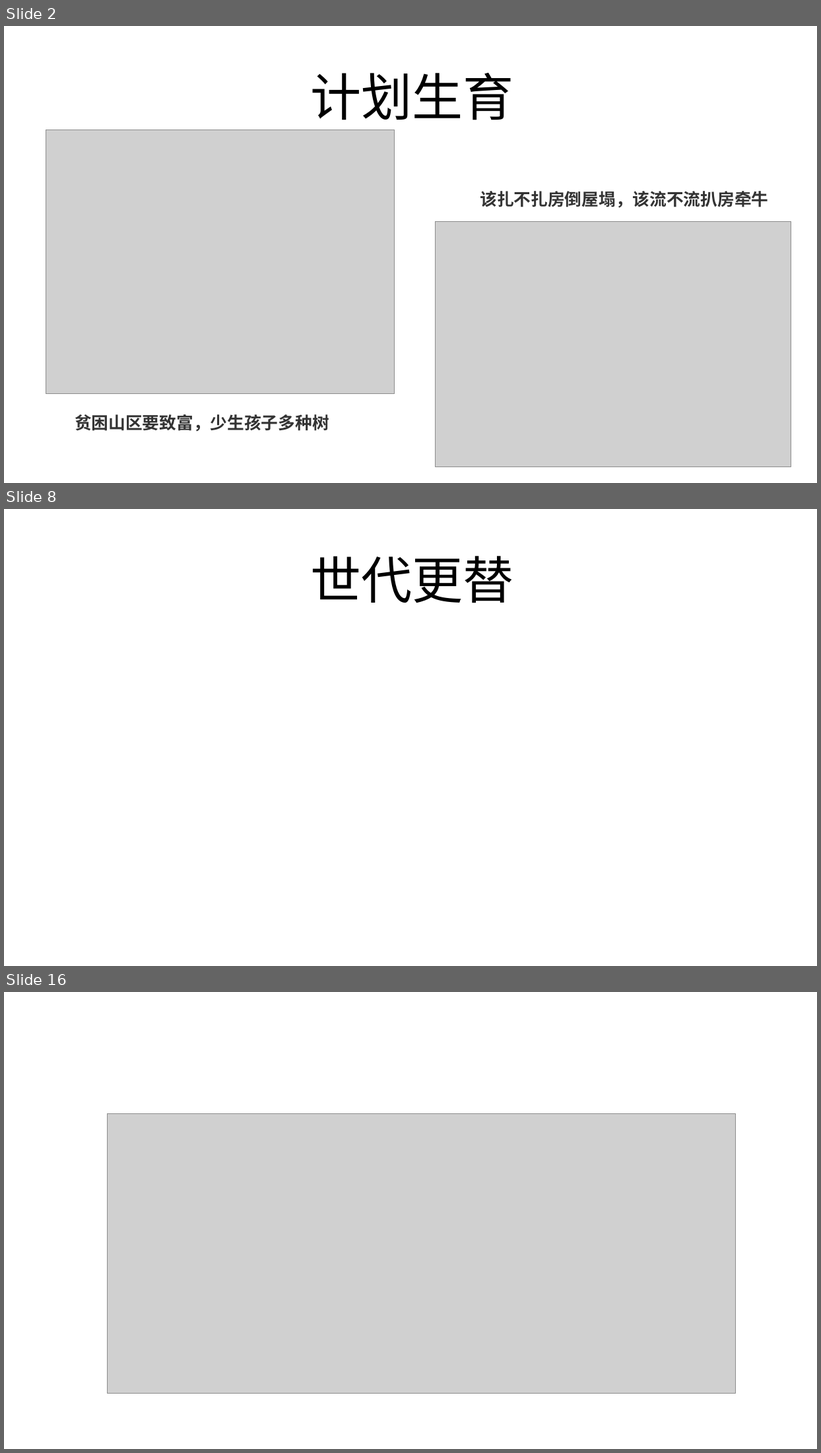
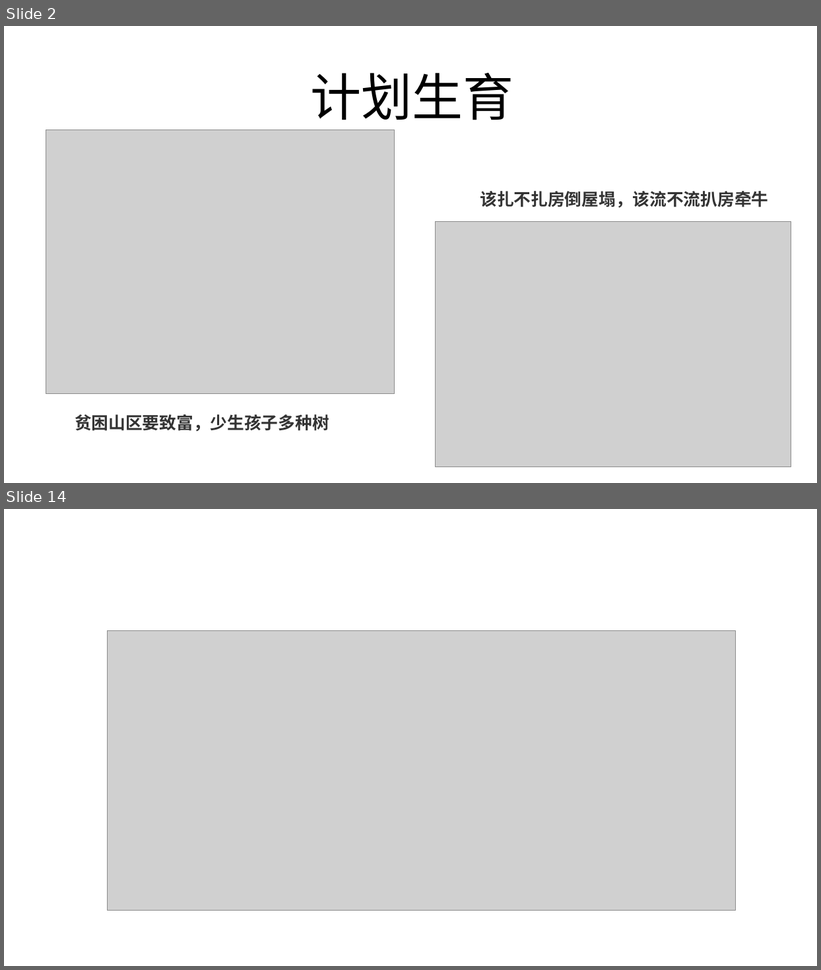
Before and after one commit to FredJiangFei/freetalk, a slide deck: 生娃是国家大事/sw - Copy.pptx. Shown one above the other, each under a label of ours: slides 2, 8 and 16 before the commit, slides 2 and 14 after it; the slides between them are not shown. The pictures are 821x1453 and 821x970 pixels, drawn with LibreOffice and Linux fonts; fonts in the diff are those of the drawing; grey boxes stand for pictures. Boxes give left, top, right and bottom in pixels: in the first picture for what was removed or moved away, otherwise in the second. Text is boxed around its words. In the diff, an @@ line names an element or a change of style, - is before the commit and + after.

```diff
--- a/生娃是国家大事/sw - Copy.pptx
+++ b/生娃是国家大事/sw - Copy.pptx
@@ slide 8 removed at (4,509,817,966), background #FFFFFF @@
@@ title removed at (311,556,514,603) @@
-世代更替
@@ what was slide 16 is now slide 14 @@
```
Also in this commit, not shown: 13 slides changed, 5 slides added, 9 other slides removed, 2 other files.
